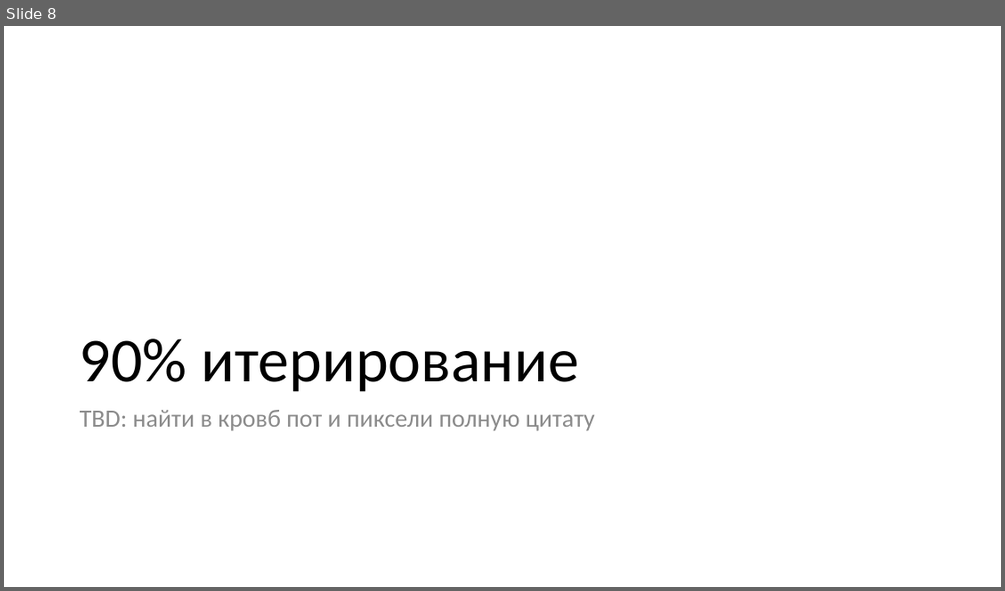
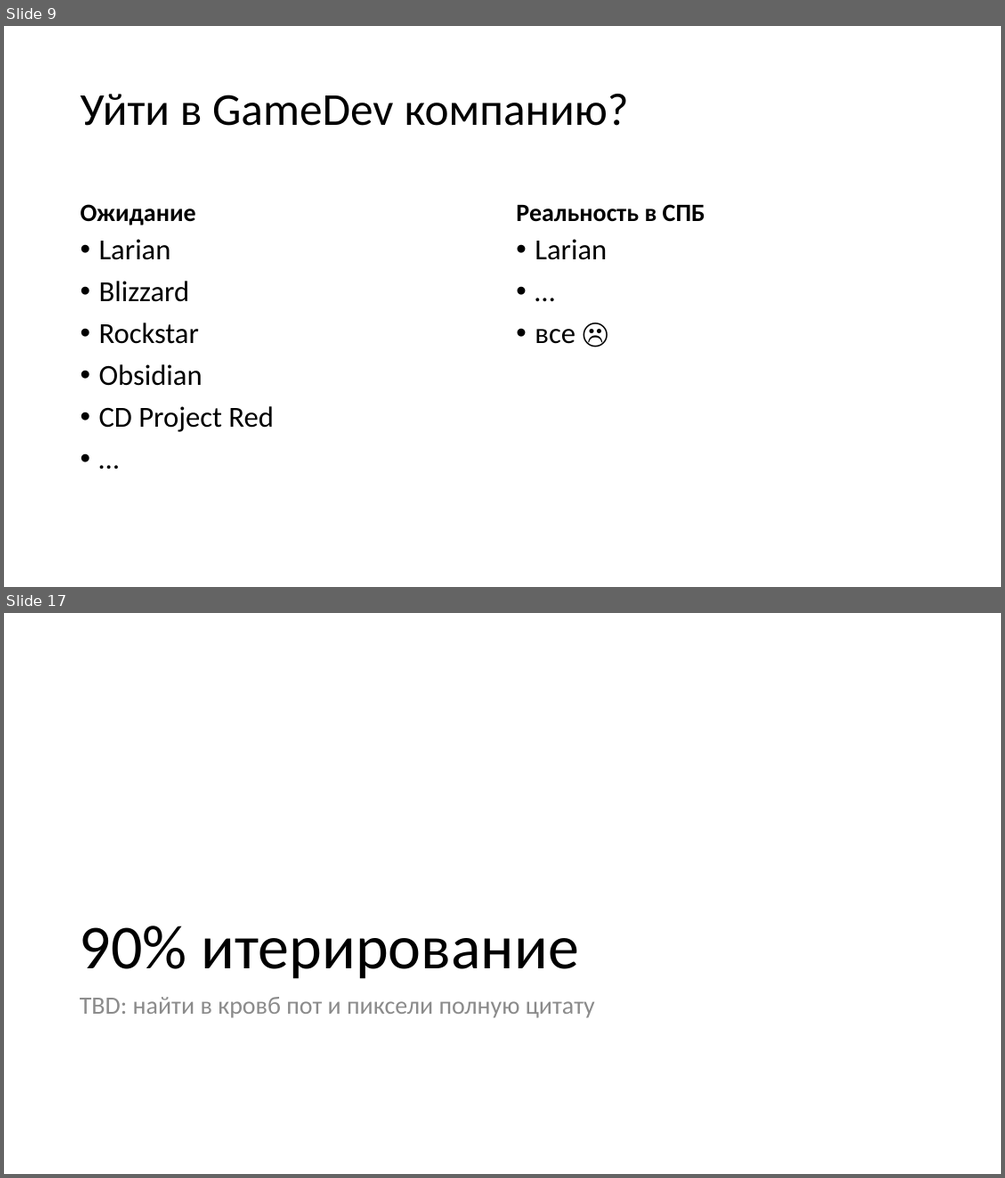
Before and after one commit to kugushev/presentations, a slide deck: 2020_GameDev-As-Hobby/Presentation.pptx. Shown one above the other, each under a label of ours: slide 8 before the commit, slides 9 and 17 after it; the slides between them are not shown. The pictures are 1005x591 and 1005x1178 pixels, drawn with LibreOffice and Linux fonts; fonts in the diff are those of the drawing. Boxes give left, top, right and bottom in pixels: in the first picture for what was removed or moved away, otherwise in the second. Text is boxed around its words. In the diff, an @@ line names an element or a change of style, - is before the commit and + after.

```diff
--- a/2020_GameDev-As-Hobby/Presentation.pptx
+++ b/2020_GameDev-As-Hobby/Presentation.pptx
@@ slide 9 added at [4, 26, 1001, 587], background #FFFFFF @@
@@ title added at [81, 94, 629, 126], 44 pt, text #000000 @@
+Уйти в GameDev компанию?
@@ text added at [81, 204, 196, 225], 24 pt, text #000000, bold @@
+Ожидание
@@ text added at [516, 204, 705, 222], 24 pt, text #000000, bold @@
+Реальность в СПБ
@@ text added at [99, 239, 274, 432], 28 pt, text #000000 @@
+• Larian
+• Blizzard
+• Rockstar
+• Obsidian
+• CD Project Red
+• …
@@ text added at [534, 239, 607, 344], 28 pt, text #000000 @@
+• Larian
+• …
+• все ☹
@@ what was slide 8 is now slide 17 @@
```
Also in this commit, not shown: 5 slides changed, 27 other slides added, 11 slides removed.
